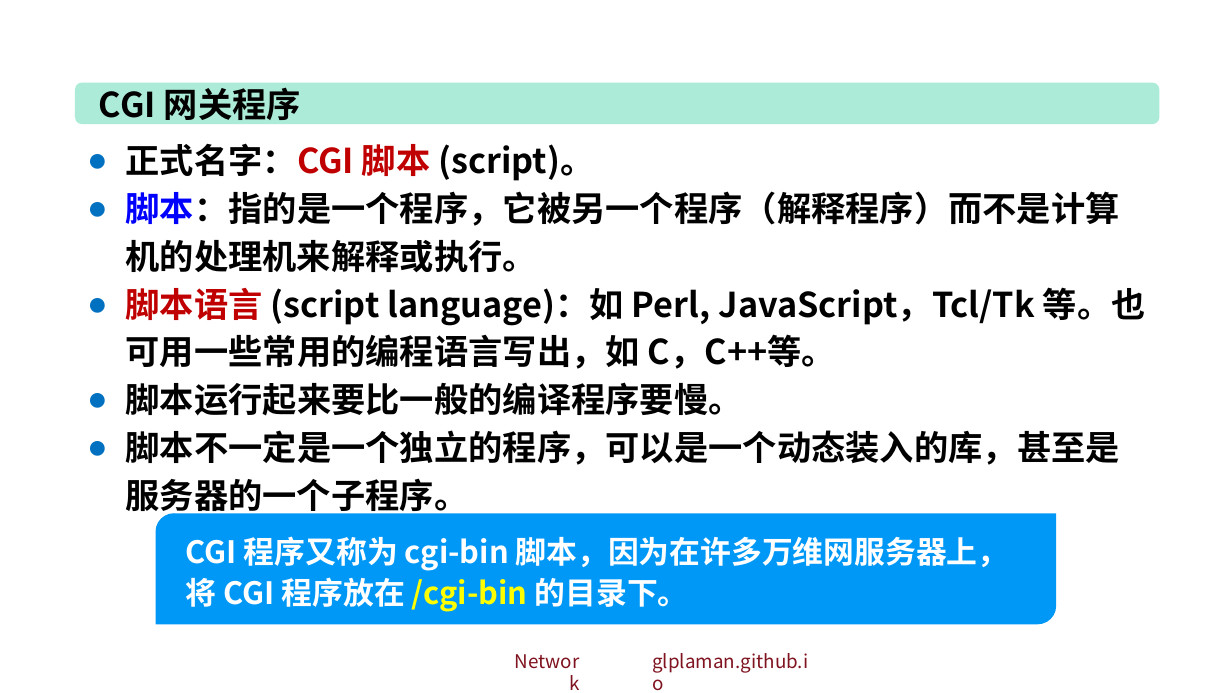
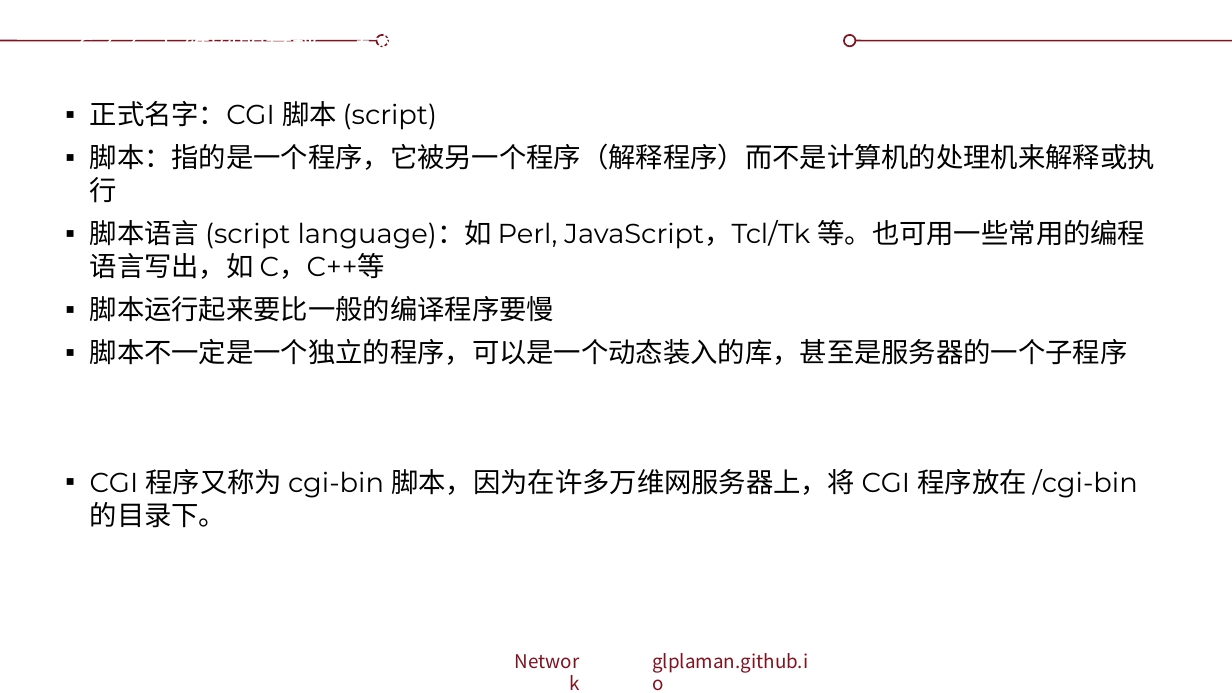
Before and after one commit to glplaman/glplaman.github.io, a slide deck: slide 104 of network/ppt/chap6.pptx (slide 110 before the commit). Drawn at 1232x693 pixels with LibreOffice and Linux fonts; fonts in the diff are those of the drawing; background and template pictures are left out. Boxes give left, top, right and bottom in pixels: in the first picture for what was removed or moved away, otherwise in the second. Text is boxed around its words. In the diff, an @@ line names an element or a change of style, - is before the commit and + after.

```diff
--- a/network/ppt/chap6.pptx
+++ b/network/ppt/chap6.pptx
@@ rectangle removed at (0, 0, 1232, 48) @@
@@ title added at (78, 34, 535, 47), 16 pt, text #FFFFFF @@
+6.4.4 万维网的文档 - 动态万维网文档 - CGI
@@ ellipse added at (377, 34, 388, 46), fill #FFFFFF, outline #7F131F 1 pt @@
@@ ellipse added at (844, 34, 855, 46), fill #FFFFFF, outline #7F131F 1 pt @@
@@ rounded rectangle removed at (75, 83, 1159, 124) @@
@@ text removed at (99, 82, 301, 126) @@
-CGI 网关程序
@@ text at (90, 101, 1155, 528): text changed; size 20 to 16 pt; font Noto Sans CJK SC to Montserrat; bold off @@
-● 正式名字：CGI 脚本 (script)。
-● 脚本：指的是一个程序，它被另一个程序（解释程序）而不是计算机的处理机来解释或执行。
-● 脚本语言 (script language)：如 Perl, JavaScript，Tcl/Tk 等。也可用一些常用的编程语言写出，如 C，C++等。
-● 脚本运行起来要比一般的编译程序要慢。
-● 脚本不一定是一个独立的程序，可以是一个动态装入的库，甚至是服务器的一个子程序。
+▪ 正式名字：CGI 脚本 (script)
+▪ 脚本：指的是一个程序，它被另一个程序（解释程序）而不是计算机的处理机来解释或执行
+▪ 脚本语言 (script language)：如 Perl, JavaScript，Tcl/Tk 等。也可用一些常用的编程语言写出，如 C，C++等
+▪ 脚本运行起来要比一般的编译程序要慢
+▪ 脚本不一定是一个独立的程序，可以是一个动态装入的库，甚至是服务器的一个子程序
+▪ CGI 程序又称为 cgi-bin 脚本，因为在许多万维网服务器上，将 CGI 程序放在 /cgi-bin 的目录下。
@@ round diag rect removed at (155, 514, 1056, 625) @@
@@ text removed at (186, 536, 1009, 612) @@
-CGI 程序又称为 cgi-bin 脚本，因为在许多万维网服务器上，将 CGI 程序放在 /cgi-bin 的目录下。
```
Also in this commit, not shown: 61 other slides changed, 2 slides added, 8 slides removed, 10 other files.
